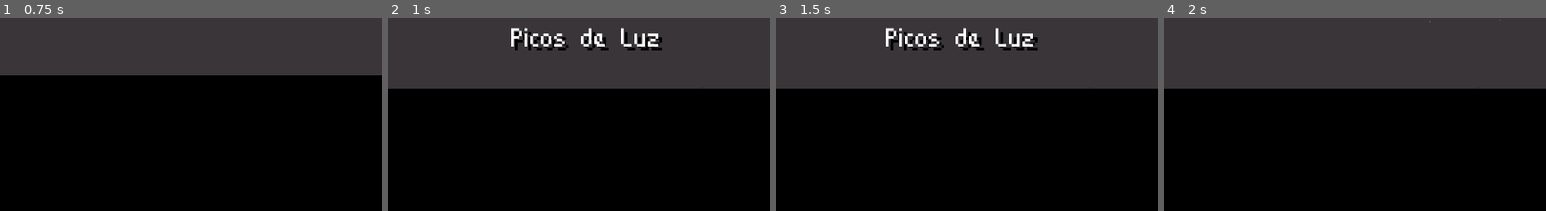
Above: before the commit, frames 1-4 (left to right).
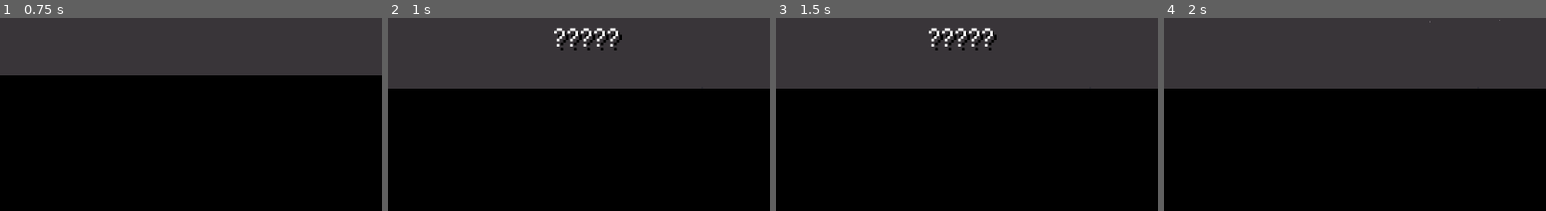
Above: after the commit, the same moments.

Repository: Bandeiraa/Dark-World
Game: Godot game, scene res://scenes/levels/level_tutorial.tscn
Same seed, same stepped clock (60 frames per second), same inputs: the game is played once before the commit and once after it.
Inputs:
- Up to frame 1 (0.75 s): hold Right (right) from 0.53 s (still down); tap Keypad Enter (enter) at 0.6 s
- Up to frame 2 (1 s): keep holding Right (right); tap Space (jump) at 0.77 s
- Up to frame 3 (1.5 s): release Right (right) at 1.28 s; hold Left (left) from 1.28 s (still down); tap E (interact) at 1.35 s
- Up to frame 4 (2 s): keep holding Left (left); tap Space (jump) at 1.52 s
The pictures show only the part of the screen within x 26-76%, y 50-100%; the shares and areas given below are measured in that part.

Frame 1 is identical in both runs. In frame 2, 2.4% of the frame differs, in the area x 32-72%, y 4-17%; in frame 3, 2.4%; in frame 4, nothing differs.

Commit message:
New Level Name

Diff:
--- a/scenes/levels/level_tutorial.tscn
+++ b/scenes/levels/level_tutorial.tscn
@@ -11,7 +11,7 @@
 [node name="LevelTutorial" type="Node2D"]
 script = ExtResource( 3 )
 level_width = 1152
-level_name = "Picos de Luz"
+level_name = "?????"
 player = ExtResource( 4 )
 
 [node name="EnvParallaxBackground" parent="." instance=ExtResource( 1 )]
